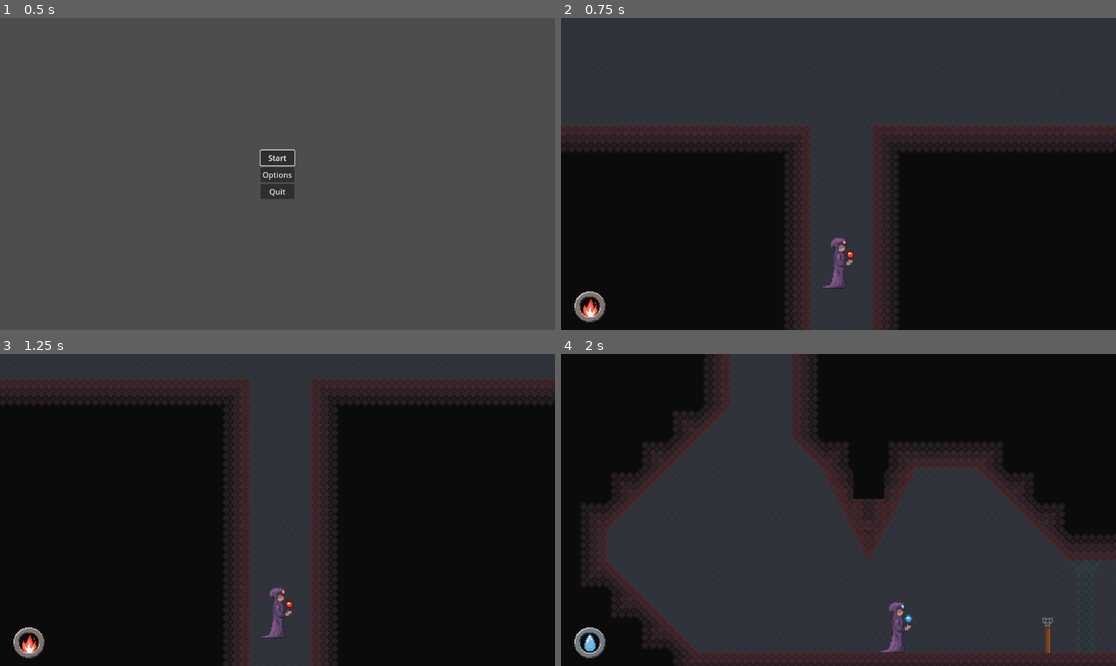
Above: before the commit, frames 1-4 (two rows, left to right).
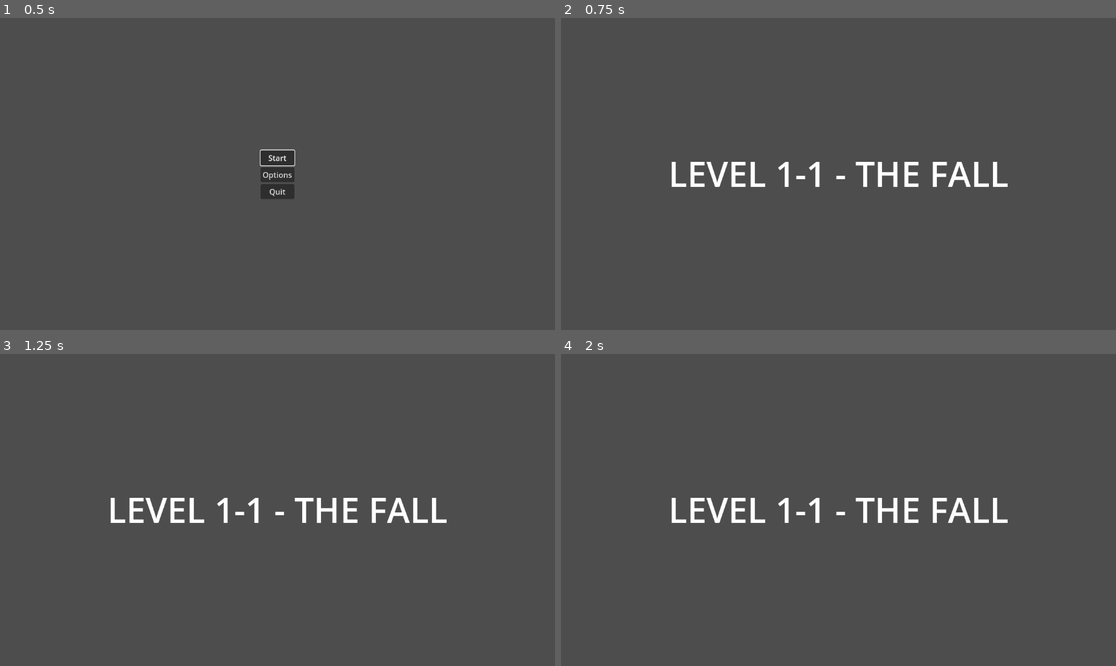
Above: after the commit, the same moments.

Repository: hanseei/superwizquest
Game: Godot game, scene res://Assets/Nodes/Scenes/menu.tscn
Two runs of this game, one before a commit and one after it. Both use one fixed random seed, a clock stepped at 60 frames per second and the inputs below. This scene is started directly instead of the project's main scene.
Inputs:
- Up to frame 1 (0.5 s): no input
- Up to frame 2 (0.75 s): click "Start" at 0.5 s
- Up to frame 3 (1.25 s): no input
- Up to frame 4 (2 s): hold D (move_right) from 1.28 s (still down); hold E (E) from 1.28 s (still down); tap W (move_up) at 1.52 s; tap R (R) at 1.55 s

Frame 1 is identical in both runs. In frame 2, 100% of the frame differs, in the area x 0-100%, y 0-100%; in frame 3, 100%; in frame 4, 100%.

Commit message:
Inserted title screens between levels

Diff:
--- a/Assets/Nodes/Actors/Interactables/Scripts/portal.gd
+++ b/Assets/Nodes/Actors/Interactables/Scripts/portal.gd
@@ -1,9 +1,11 @@
 extends Area2D
 
+@export var stageText: String
+@export var nextStageName: String
 
 # Called when the node enters the scene tree for the first time.
 func _ready() -> void:
-	pass # Replace with function body.
+	pass
 
 
 # Called every frame. 'delta' is the elapsed time since the previous frame.
@@ -12,5 +14,7 @@
 
 
 func _on_body_entered(body: Node2D) -> void:
-	get_tree().change_scene_to_file("res://Assets/Nodes/Scenes/stage_1.tscn")
+	Gamecontroller.levelLoadPath = "res://Assets/Nodes/Scenes/" + nextStageName + ".tscn"
+	Gamecontroller.title_screen_text = stageText
+	get_tree().change_scene_to_file("res://Assets/Nodes/Scenes/level_title.tscn")
 	Gamecontroller.respawn_counter = 0
--- a/Assets/Nodes/Scenes/intro_stage.tscn
+++ b/Assets/Nodes/Scenes/intro_stage.tscn
@@ -285,6 +285,8 @@
 position = Vector2(2080, 208)
 collision_layer = 2
 collision_mask = 2
+stageText = "Level 1-2 - THE ASCENT"
+nextStageName = "stage_1"
 
 [node name="Respawn0" parent="." instance=ExtResource("13_vil1j")]
 position = Vector2(436, 320)
--- /dev/null
+++ b/Assets/Nodes/Scenes/level_title.gd
@@ -0,0 +1,6 @@
+extends Control
+
+func _ready() -> void:
+	$RichTextLabel.text = Gamecontroller.title_screen_text
+	await get_tree().create_timer(3).timeout
+	get_tree().change_scene_to_file(Gamecontroller.levelLoadPath)
--- /dev/null
+++ b/Assets/Nodes/Scenes/level_title.tscn
@@ -0,0 +1,16 @@
+[gd_scene load_steps=2 format=3 uid="uid://le5u2wj0elcb"]
+
+[ext_resource type="Script" uid="uid://b31qpwxiirjd5" path="res://Assets/Nodes/Scenes/level_title.gd" id="1_2o43t"]
+
+[node name="LevelTitle" type="Control"]
+layout_mode = 3
+anchors_preset = 0
+script = ExtResource("1_2o43t")
+
+[node name="RichTextLabel" type="RichTextLabel" parent="."]
+layout_mode = 0
+offset_right = 1152.0
+offset_bottom = 648.0
+theme_override_font_sizes/normal_font_size = 72
+horizontal_alignment = 1
+vertical_alignment = 1
--- a/Assets/Nodes/Scenes/menu.gd
+++ b/Assets/Nodes/Scenes/menu.gd
@@ -4,6 +4,8 @@
 # Called when the node enters the scene tree for the first time.
 func _ready() -> void:
 	$VBoxContainer/Start.grab_focus()
+	Gamecontroller.title_screen_text = "LEVEL 1-1 - THE FALL"
+	Gamecontroller.levelLoadPath = "res://Assets/Nodes/Scenes/intro_stage.tscn"
 
 
 # Called every frame. 'delta' is the elapsed time since the previous frame.
@@ -12,7 +14,7 @@
 
 
 func _on_start_pressed() -> void:
-	get_tree().change_scene_to_file("res://Assets/Nodes/Scenes/intro_stage.tscn")
+	get_tree().change_scene_to_file("res://Assets/Nodes/Scenes/level_title.tscn")
 
 
 func _on_options_pressed() -> void:
--- a/Assets/Nodes/Scripts/gamecontroller.gd
+++ b/Assets/Nodes/Scripts/gamecontroller.gd
@@ -9,6 +9,8 @@
 var global_z_speed = 0
 var global_x_speed = 0
 var respawn_counter = 0
+var title_screen_text: String
+var levelLoadPath: String
 
 # Called when the node enters the scene tree for the first time.
 func _ready() -> void:
Not shown, added: Assets/Nodes/Scenes/level_title.gd.uid
Not shown: 1 places in Assets/Nodes/Scenes/menu.tscn that only renumber resources
